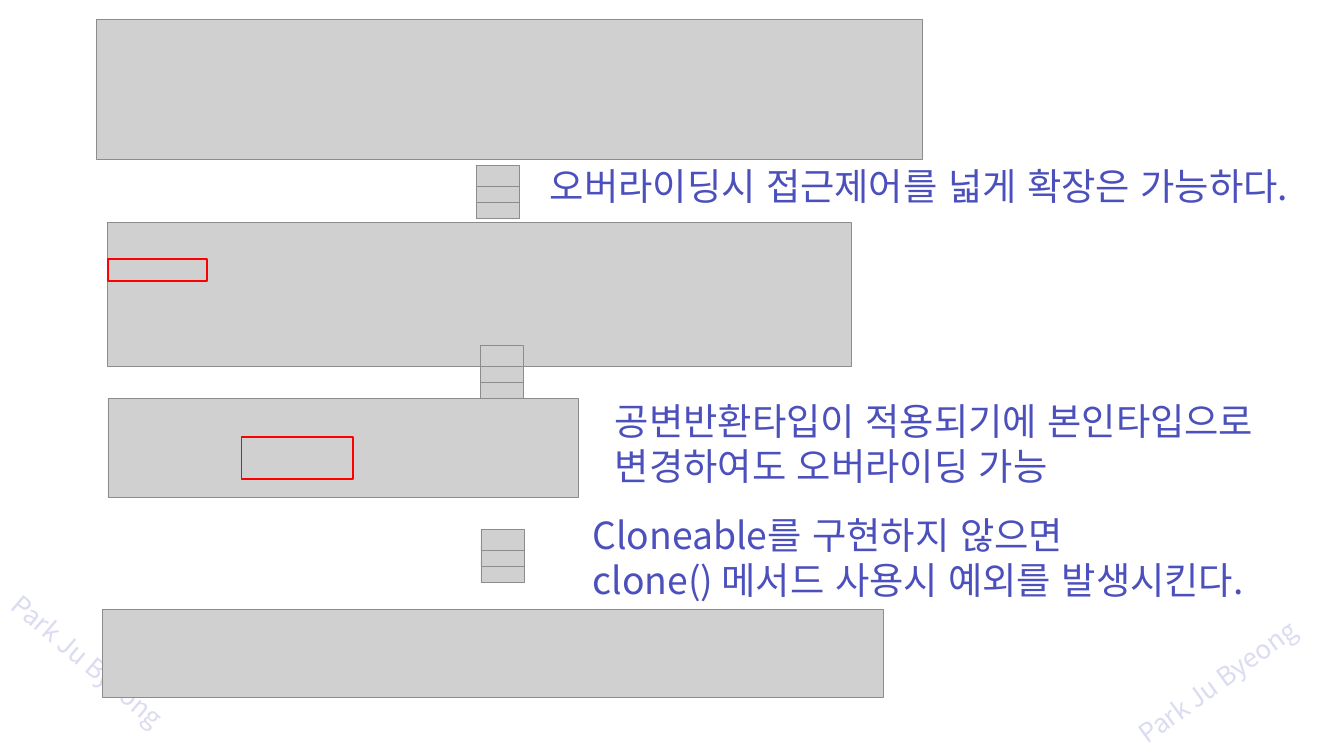
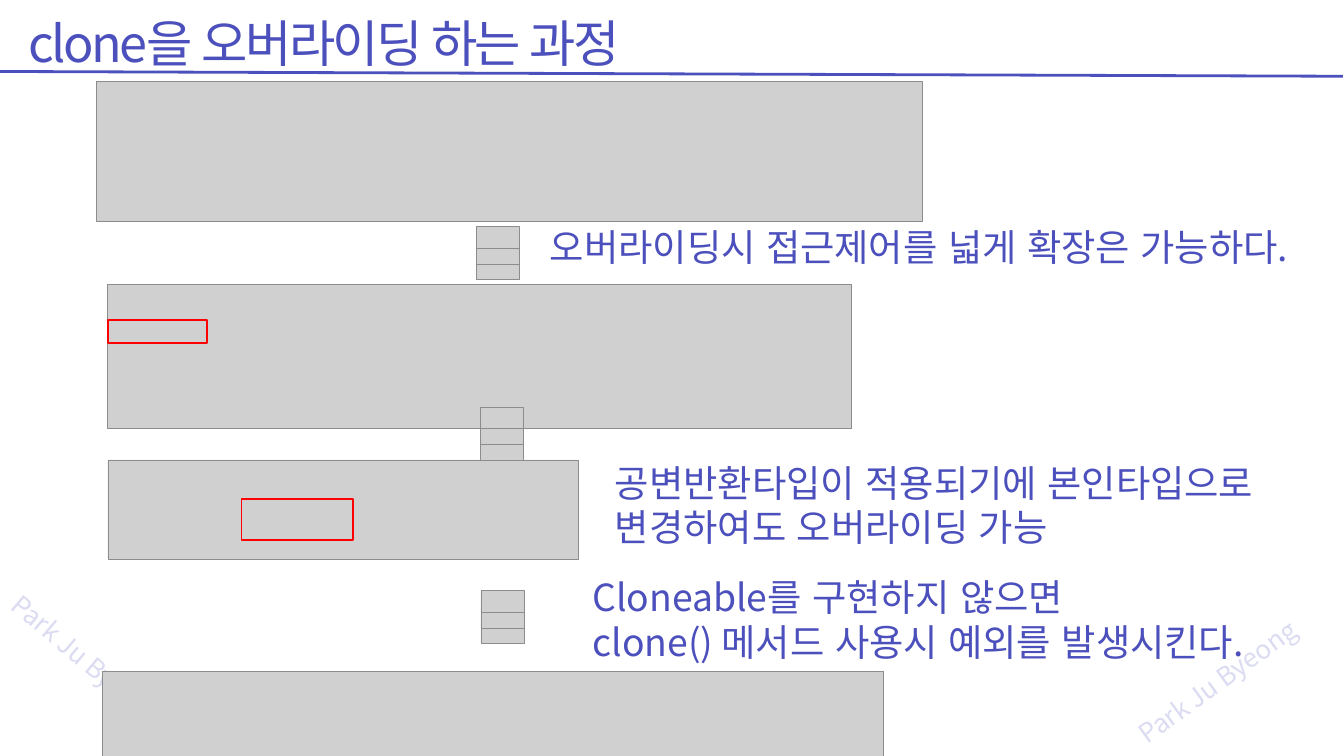
Before and after one commit to zest132/JavaLecture, a slide deck: slide 22 of JavaLecture/LectureFile/java 13강 기본클래스 및 제네릭 .pptx. Drawn at 1344x756 pixels with LibreOffice and Linux fonts; fonts in the diff are those of the drawing; grey boxes stand for pictures. Boxes give left, top, right and bottom in pixels: in the first picture for what was removed or moved away, otherwise in the second. Text is boxed around its words. In the diff, an @@ line names an element or a change of style, - is before the commit and + after.

```diff
--- a/JavaLecture/LectureFile/java 13강 기본클래스 및 제네릭 .pptx
+++ b/JavaLecture/LectureFile/java 13강 기본클래스 및 제네릭 .pptx
@@ text added at [29, 20, 620, 75], 54 pt, text #4C50BC @@
+clone을 오버라이딩 하는 과정
@@ line added from (1343, 76) to (0, 71), #4C50BC 3 pt @@
@@ 13 pictures, 3 texts, 2 rectangles: place and size @@
-13 pictures, 3 texts, 2 rectangles at [97, 19, 1288, 697]
+13 pictures, 3 texts, 2 rectangles at [97, 81, 1288, 756]
```
Also in this commit, not shown: 9 other slides changed, 4 slides added, 9 other files.
